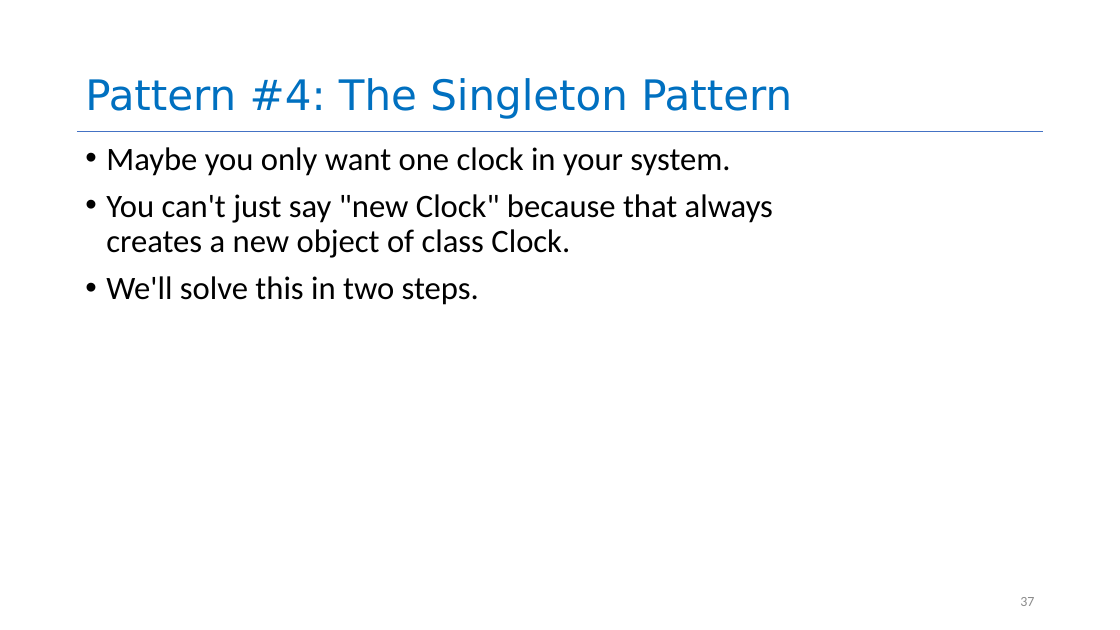
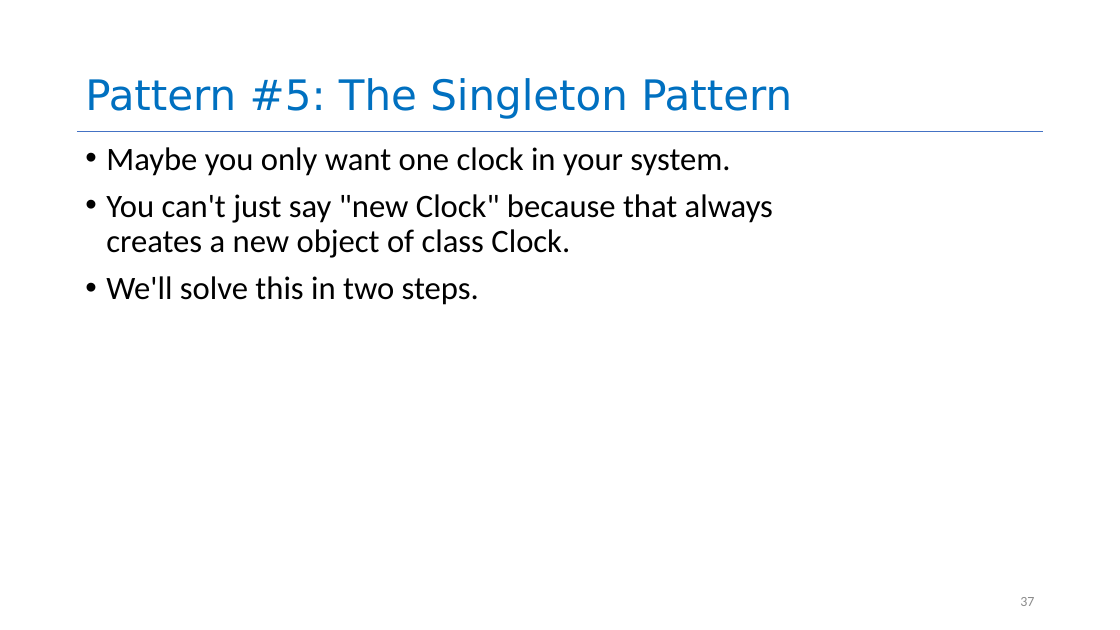
Before and after one commit to neu-se/CS4530-Spring-2024, a slide deck: slide 37 of Slides/Module 05 Interaction-Level Design Patterns.pptx. Drawn at 1120x630 pixels with LibreOffice and Linux fonts; fonts in the diff are those of the drawing. Boxes give left, top, right and bottom in pixels: in the first picture for what was removed or moved away, otherwise in the second. Text is boxed around its words. In the diff, an @@ line names an element or a change of style, - is before the commit and + after.

```diff
--- a/Slides/Module 05 Interaction-Level Design Patterns.pptx
+++ b/Slides/Module 05 Interaction-Level Design Patterns.pptx
@@ title at bbox=[85, 78, 792, 119]: text changed @@
-Pattern #4: The Singleton Pattern
+Pattern #5: The Singleton Pattern
```
Also in this commit, not shown: 6 other slides changed, 2 other files.
